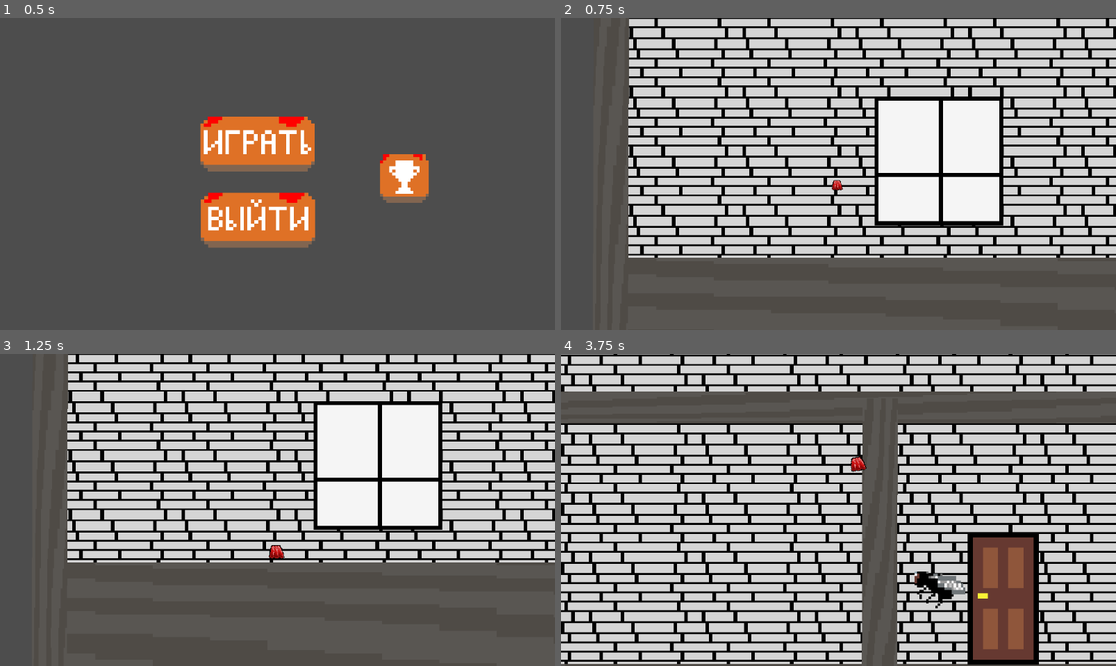
Above: before the commit, frames 1-4 (two rows, left to right).
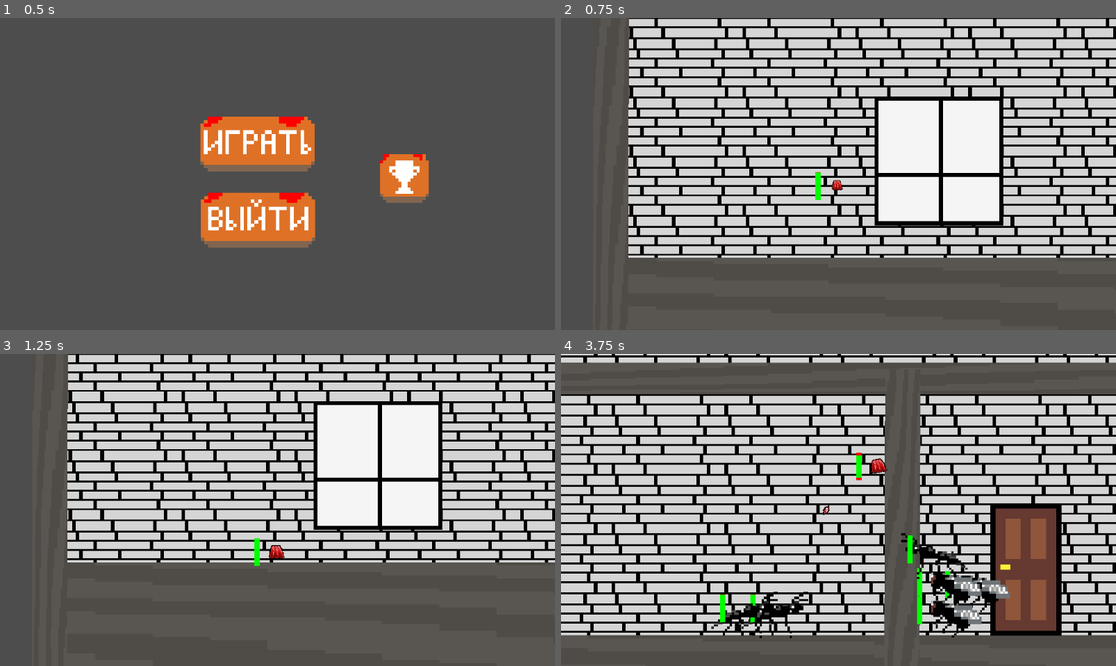
Above: after the commit, the same moments.

Repository: Razen-MIREA/metamorphozis
Game: Godot game, scene res://Menu.tscn
The game is run twice, just before and just after one commit, with the same random seed, the same clock (stepped at 60 frames per second) and the same inputs.
Inputs (mouse positions are in pixels of both pictures, inside the frame that each line leads up to):
- Up to frame 1 (0.5 s): no input
- Up to frame 2 (0.75 s): click (816, 142) at 0.5 s
- Up to frame 3 (1.25 s): no input
- Up to frame 4 (3.75 s): move the mouse to (960, 494) at 1.27 s; hold Right mouse button (Attack) 1.28-2.03 s; hold D (right) 1.28-2.78 s; tap Space (Jump) at 1.52, 2.27 s; move the mouse to (727, 525) at 2.02 s; right-click (727, 525) at 2.1 s; move the mouse to (894, 441) at 2.77 s; press the mouse at (894, 441) at 2.78 s; hold A (left) 2.78-3.53 s; right-click (894, 441) at 3.05 s; move the mouse to (810, 572) at 3.52 s; release the mouse at (810, 572) at 3.53 s; hold D (right) from 3.53 s (still down); right-click (810, 572) at 3.6 s

Frame 1 is identical in both runs. In frame 2, less than 0.1% of the frame differs, in the area x 45-47%, y 49-59%; in frame 3, less than 0.1%; in frame 4, 62%, in the area x 0-100%, y 0-100%.

Commit message:
HEALTH SYSTEM
only edits!
- bullet normal and dmg exist
- enemies and other items can dmg player
- player and enemies have health bar
- layer collision practiced ( hitbox fix )

Diff:
--- a/Game.tscn
+++ b/Game.tscn
@@ -153,13 +153,22 @@
 [sub_resource type="CircleShape2D" id="CircleShape2D_u44n3"]
 radius = 11.642227
 
+[sub_resource type="CircleShape2D" id="CircleShape2D_gwjdr"]
+
 [sub_resource type="RectangleShape2D" id="RectangleShape2D_sb48q"]
 size = Vector2(31.94851, 33.463146)
 
+[sub_resource type="RectangleShape2D" id="RectangleShape2D_gwjdr"]
+size = Vector2(8.306698, 19.100702)
+
+[sub_resource type="RectangleShape2D" id="RectangleShape2D_lvtmh"]
+size = Vector2(1.8947392, 16.015886)
+
 [node name="Node2D" type="Node2D" unique_id=211646541 groups=["root"]]
 
 [node name="Jelly" type="CharacterBody2D" parent="." unique_id=1214897973 groups=["Player"]]
 z_index = 10
+collision_layer = 2
 script = ExtResource("2_u44n3")
 
 [node name="AnimatedSprite2D" type="AnimatedSprite2D" parent="Jelly" unique_id=584388421]
@@ -182,6 +191,15 @@
 scale = Vector2(4.4374976, 4.4374976)
 shape = SubResource("CircleShape2D_u44n3")
 
+[node name="Area2D" type="Area2D" parent="Jelly" unique_id=92162182]
+position = Vector2(574, 338)
+collision_mask = 7
+
+[node name="CollisionShape2D" type="CollisionShape2D" parent="Jelly/Area2D" unique_id=1272630813]
+position = Vector2(-1, 0)
+scale = Vector2(7.973916, 7.0157003)
+shape = SubResource("CircleShape2D_gwjdr")
+
 [node name="Floor" type="StaticBody2D" parent="." unique_id=749842850]
 position = Vector2(2173, -154)
 scale = Vector2(122.77115, -2.7504199)
@@ -226,6 +244,18 @@
 shape = SubResource("RectangleShape2D_sb48q")
 
 [node name="Sprite2D" type="Sprite2D" parent="LeftWall" unique_id=1311359582]
+texture = ExtResource("3_u44n3")
+
+[node name="RightWall2" type="StaticBody2D" parent="." unique_id=845794128]
+position = Vector2(4991.0005, 46)
+rotation = 1.5735242
+scale = Vector2(50.688023, 3.048128)
+disable_mode = 1
+
+[node name="CollisionShape2D" type="CollisionShape2D" parent="RightWall2" unique_id=544202787]
+shape = SubResource("RectangleShape2D_sb48q")
+
+[node name="Sprite2D" type="Sprite2D" parent="RightWall2" unique_id=1354721490]
 texture = ExtResource("3_u44n3")
 
 [node name="Door" type="Sprite2D" parent="." unique_id=207281465]
@@ -254,27 +284,6 @@
 scale = Vector2(105.71874, 39.4206)
 texture = ExtResource("9_2vekm")
 
-[node name="Enemies" type="Node2D" parent="." unique_id=1613647622]
-script = ExtResource("10_yx171")
-
-[node name="Fly" type="Marker2D" parent="Enemies" unique_id=2008515078]
-position = Vector2(1544, 273)
-
-[node name="Ant" type="Marker2D" parent="Enemies" unique_id=1499747849]
-position = Vector2(1420, -302)
-
-[node name="RightWall2" type="StaticBody2D" parent="." unique_id=845794128]
-position = Vector2(4991.0005, 46)
-rotation = 1.5735242
-scale = Vector2(50.688023, 3.048128)
-disable_mode = 1
-
-[node name="CollisionShape2D" type="CollisionShape2D" parent="RightWall2" unique_id=544202787]
-shape = SubResource("RectangleShape2D_sb48q")
-
-[node name="Sprite2D" type="Sprite2D" parent="RightWall2" unique_id=1354721490]
-texture = ExtResource("3_u44n3")
-
 [node name="Fork" type="Sprite2D" parent="." unique_id=123368551]
 position = Vector2(3754, -208.99997)
 rotation = 3.1415927
@@ -282,9 +291,36 @@
 texture = ExtResource("9_yhmtn")
 script = ExtResource("10_gwjdr")
 
+[node name="Area2D" type="Area2D" parent="Fork" unique_id=485938765]
+collision_mask = 7
+
+[node name="CollisionShape2D" type="CollisionShape2D" parent="Fork/Area2D" unique_id=887870560]
+position = Vector2(-0.5148468, -5.1625166)
+scale = Vector2(0.99999964, 0.9999999)
+shape = SubResource("RectangleShape2D_gwjdr")
+
 [node name="Knife" type="Sprite2D" parent="." unique_id=619242720]
 position = Vector2(3123.0002, -97.58203)
 rotation = 3.1415927
 scale = Vector2(29.133265, 37.239944)
 texture = ExtResource("11_lvtmh")
 script = ExtResource("12_gwjdr")
+
+[node name="Area2D" type="Area2D" parent="Knife" unique_id=346429437]
+collision_mask = 7
+
+[node name="CollisionShape2D" type="CollisionShape2D" parent="Knife/Area2D" unique_id=1345916255]
+position = Vector2(0.41190994, 4.146568)
+scale = Vector2(1.7119585, 1.0579603)
+shape = SubResource("RectangleShape2D_lvtmh")
+
+[node name="Enemies" type="Node2D" parent="." unique_id=1613647622]
+position = Vector2(-0.00024414063, 0)
+scale = Vector2(1.0000001, 1)
+script = ExtResource("10_yx171")
+
+[node name="Fly" type="Marker2D" parent="Enemies" unique_id=2008515078]
+position = Vector2(1544, 273)
+
+[node name="Ant" type="Marker2D" parent="Enemies" unique_id=1499747849]
+position = Vector2(1420, -302)
--- a/models/Enemy_Ant.tscn
+++ b/models/Enemy_Ant.tscn
@@ -25,12 +25,14 @@
 "speed": 5.0
 }]
 
-[sub_resource type="RectangleShape2D" id="RectangleShape2D_y1ll1"]
-size = Vector2(22.461273, 15.878054)
+[sub_resource type="CircleShape2D" id="CircleShape2D_g1lp8"]
+radius = 8.069858
 
 [node name="Node2D" type="Node2D" unique_id=35764899]
 
-[node name="Ant" type="CharacterBody2D" parent="." unique_id=1982538305]
+[node name="Ant" type="CharacterBody2D" parent="." unique_id=1982538305 groups=["Enemy"]]
+collision_layer = 4
+collision_mask = 5
 script = ExtResource("1_yahas")
 
 [node name="AnimatedSprite2D" type="AnimatedSprite2D" parent="Ant" unique_id=1877975519]
@@ -42,4 +44,4 @@
 [node name="CollisionShape2D" type="CollisionShape2D" parent="Ant" unique_id=1509016327]
 position = Vector2(589.8771, 307.5)
 scale = Vector2(4.975421, 4.975421)
-shape = SubResource("RectangleShape2D_y1ll1")
+shape = SubResource("CircleShape2D_g1lp8")
--- a/models/Enemy_Fly.tscn
+++ b/models/Enemy_Fly.tscn
@@ -25,12 +25,14 @@
 "speed": 12.0
 }]
 
-[sub_resource type="RectangleShape2D" id="RectangleShape2D_6g26o"]
-size = Vector2(22.461273, 15.878054)
+[sub_resource type="CircleShape2D" id="CircleShape2D_cq5tt"]
+radius = 7.8385315
 
 [node name="Node2D" type="Node2D" unique_id=1198269334]
 
-[node name="Fly" type="CharacterBody2D" parent="." unique_id=1890574274]
+[node name="Fly" type="CharacterBody2D" parent="." unique_id=1890574274 groups=["Enemy"]]
+collision_layer = 4
+collision_mask = 5
 script = ExtResource("1_m3m4b")
 
 [node name="AnimatedSprite2D" type="AnimatedSprite2D" parent="Fly" unique_id=328931431]
@@ -42,4 +44,4 @@
 [node name="CollisionShape2D" type="CollisionShape2D" parent="Fly" unique_id=66530634]
 position = Vector2(562, 296)
 scale = Vector2(4.975421, 4.975421)
-shape = SubResource("RectangleShape2D_6g26o")
+shape = SubResource("CircleShape2D_cq5tt")
--- a/models/bullet.tscn
+++ b/models/bullet.tscn
@@ -9,7 +9,7 @@
 [node name="Node2D" type="Node2D" unique_id=805416399]
 
 [node name="Bullet" type="Area2D" parent="." unique_id=817114234]
-position = Vector2(-327, -137)
+collision_mask = 7
 script = ExtResource("1_5wv63")
 
 [node name="CollisionShape2D" type="CollisionShape2D" parent="Bullet" unique_id=1403219805]
--- a/models/health_bar.tscn
+++ b/models/health_bar.tscn
@@ -18,13 +18,17 @@
 
 [node name="Node2D" type="Node2D" unique_id=2068928937]
 
-[node name="CanvasLayer" type="CanvasLayer" parent="." unique_id=925262641]
+[node name="HealthBar" type="Node2D" parent="." unique_id=1501346591]
 script = ExtResource("1_m7ell")
 
-[node name="HealthRed" type="Sprite2D" parent="CanvasLayer" unique_id=1454234212]
-scale = Vector2(0.75, 40.233383)
+[node name="HealthRed" type="Sprite2D" parent="HealthBar" unique_id=1454234212]
+position = Vector2(105.25616, 80.116684)
+rotation = -1.5707964
+scale = Vector2(0.3, 15)
 texture = SubResource("GradientTexture1D_srckl")
 
-[node name="HealthGreen" type="Sprite2D" parent="CanvasLayer" unique_id=215615649]
-scale = Vector2(0.7598138, 40)
+[node name="HealthGreen" type="Sprite2D" parent="HealthBar" unique_id=215615649]
+position = Vector2(105.25618, 80.11669)
+rotation = -1.5707964
+scale = Vector2(0.3, 15)
 texture = SubResource("GradientTexture1D_dxn08")
--- a/project.godot
+++ b/project.godot
@@ -15,6 +15,10 @@
 config/features=PackedStringArray("4.6", "GL Compatibility")
 config/icon="res://icon.svg"
 
+[display]
+
+window/size/resizable=false
+
 [editor]
 
 version_control/plugin_name="GitPlugin"
@@ -24,6 +28,7 @@
 
 Player=""
 root=""
+Enemy=""
 
 [input]
 
@@ -57,6 +62,12 @@
 ]
 }
 
+[layer_names]
+
+2d_render/layer_1="World"
+2d_render/layer_2="Player"
+2d_render/layer_3="Enemy"
+
 [physics]
 
 3d/physics_engine="Jolt Physics"
--- a/scripts/bullet.gd
+++ b/scripts/bullet.gd
@@ -1,19 +1,21 @@
 extends Area2D
 
-var direction = Vector2.ZERO # Это мы установим из игрока
-var speed = 1500.0
+var speed = 1000.0
 
-func _ready():
-	# Поворачиваем пулю по вектору полета
-	if direction != Vector2.ZERO:
-		rotation = direction.angle()
-	# Удаляем через 3 секунды, чтобы не копить мусор
-	get_tree().create_timer(3.0).timeout.connect(queue_free)
+func _ready() -> void:
+	body_entered.connect(_on_body_entered)
+
+func _on_body_entered(body: Node2D) -> void:
+	if body.is_in_group("Enemy"):
+		var health_bar = body.get_child(2).find_child("HealthBar", true, false)
+
+		if health_bar and health_bar.has_method("takeDMG"):
+			health_bar.takeDMG(body, 20.0)
+		queue_free()
+	elif not body.is_in_group("Player"):
+		queue_free()
 
 func _physics_process(delta):
-	position += direction * speed * delta
-
-func _on_body_entered(body):
-	if body.is_in_group("Enemies"):
-		body.queue_free() # Убиваем врага
-	queue_free() # Сама пуля лопается
+	# Движение в сторону поворота (куда смотрит нос)
+	# Vector2.RIGHT.rotated(rotation) — это универсальный способ
+	position += Vector2.RIGHT.rotated(rotation) * speed * delta
--- a/scripts/fork.gd
+++ b/scripts/fork.gd
@@ -4,8 +4,13 @@
 
 func _ready() -> void:
 	start_pos = position
+	$Area2D.body_entered.connect(_on_body_entered)
 	# Запускаем цикл ударов
 	start_strike_cycle()
+
+func _on_body_entered(body):
+	if body.is_in_group("Player"):
+		body.explode() # Убиваем врага
 
 func start_strike_cycle():
 	var tween = create_tween().set_loops() # Делаем цикл бесконечным
--- a/scripts/health_bar.gd
+++ b/scripts/health_bar.gd
@@ -1,4 +1,4 @@
-extends CanvasLayer
+extends Node2D
 
 var health = 100.0
 var healthMax = 100.0
@@ -14,6 +14,11 @@
 func _ready() -> void:
 	updHealth()
 
-func _process(delta: float) -> void:
+func takeDMG(target_node: Node2D, dmg : float) -> void:
+	health -= dmg
 	updHealth()
-	#health -= 10.0 * delta
+	if health <= 0.0:
+		if target_node.is_in_group("Player"):
+			target_node.explode()
+		elif target_node.is_in_group("Enemy"):
+			target_node.queue_free()
--- a/scripts/knife.gd
+++ b/scripts/knife.gd
@@ -3,7 +3,12 @@
 @export var rotation_speed: float = 1.0 # Время одного полного оборота в секундах
 
 func _ready() -> void:
+	$Area2D.body_entered.connect(_on_body_entered)
 	start_rotation()
+
+func _on_body_entered(body):
+	if body.is_in_group("Player"):
+		body.explode() # Убиваем врага
 
 func start_rotation():
 	# Создаем бесконечный цикл вращения
--- a/scripts/player.gd
+++ b/scripts/player.gd
@@ -6,30 +6,42 @@
 const WALK_SPEED = 600.0
 const JUMP_VELOCITY = 700.0 * -1.0
 const GRAVITY = 1800.0
-const THRUST_POWER = 1200.0
+const THRUST_POWER = 900.0
 const GROWTH_SPEED = 1.0
 const SHRINK_SPEED = 2.0
 const MAX_SCALE = 10.0
 const MIN_SCALE = 1.0
 
+var health = 100.0
+
+func _on_hit_box_body_entered(body: Node2D) -> void:
+	if body.is_in_group("Enemy"):
+		get_child(4).get_child(0).takeDMG(self, 10.0)
+
 func _ready() -> void:
 	$AnimatedSprite2D.scale = Vector2.ONE * MIN_SCALE
 	$AnimatedSprite2D.play("Idle")
+	$Area2D.body_entered.connect(_on_hit_box_body_entered)
+	var health = load("res://models/health_bar.tscn").instantiate()
+	health.position = Vector2(415, 250)
+	add_child(health)
+
+# В самом верху скрипта добавь предзагрузку, чтобы не лагало
+@onready var bullet_path = preload("res://models/bullet.tscn")
 
 func _input(event):
 	if event.is_action_pressed("Attack"):
-		var bullet_scene = load("res://models/bullet.tscn")
-		var bullet = bullet_scene.instantiate()
+		var bullet = bullet_path.instantiate()
 
-		# Считаем направление от игрока к мышке
-		var dir = (get_global_mouse_position() - global_position).normalized()
+		# owner — это корень всей сцены (например, Level1)
+		# Если owner не сработает, используй get_tree().current_scene.add_child(bullet)
+		get_tree().current_scene.add_child(bullet)
 
-		# Передаем данные ВНУТРЬ пули
-		bullet.rotation = dir.angle()
-		bullet.global_position = global_position # Спавним в центре игрока
+		# Устанавливаем позицию ПОСЛЕ добавления на сцену
+		bullet.global_position = global_position + $Camera2D.position
 
-		# Добавляем на сцену
-		get_tree().current_scene.add_child(bullet)
+		# Поворачиваем на мышь
+		bullet.look_at(get_global_mouse_position())
 
 func _physics_process(delta: float) -> void:
 	if LOSE:
@@ -44,14 +56,17 @@
 		# --- РЕЖИМ ПОЛЕТА (JET) ---
 		sprite.scale = sprite.scale.lerp(Vector2.ONE * MIN_SCALE, SHRINK_SPEED * delta)
 
+		# ПРОВЕРКА НА СМЕРТЬ ОТ МИНИМАЛЬНОГО РАЗМЕРА
+		# Если масштаб стал почти равен минимальному (с небольшим запасом)
+		if sprite.scale.x <= MIN_SCALE + 0.05:
+			explode()
+			return # Выходим из функции, чтобы не лететь дальше
+
 		var mouse_pos = get_global_mouse_position()
-		var dir = (mouse_pos - global_position - $Camera2D.position).normalized() # Убрал лишнюю камеру из расчета
+		var dir = (mouse_pos - global_position - $Camera2D.position).normalized()
 
-		# В режиме полета мы игнорируем гравитацию, чтобы не "проседать"
 		velocity = velocity.lerp(dir * THRUST_POWER, 0.1)
 		sprite.rotation = lerp_angle(sprite.rotation, velocity.angle(), 0.2)
-
-		# Если есть анимация полета — включи её тут
 	else:
 		# --- РЕЖИМ ПЛАТФОРМЕРА (POP) ---
 		sprite.rotation = lerp_angle(sprite.rotation, 0, 0.1)
@@ -99,4 +114,4 @@
 	var tween = create_tween()
 	tween.tween_property($AnimatedSprite2D, "scale", $AnimatedSprite2D.scale * 1.3, 0.1)
 	tween.tween_property($AnimatedSprite2D, "modulate:a", 0.0, 0.3)
-	get_tree().create_timer(4.0/5).timeout.connect(func(): get_tree().reload_current_scene())
+	get_tree().create_timer(4.0/5).timeout.connect(func(): get_tree().change_scene_to_file("res://Menu.tscn"))
--- a/scripts/spawner.gd
+++ b/scripts/spawner.gd
@@ -6,22 +6,19 @@
 
 	for spawn_point in get_children():
 		var enemyName = spawn_point.name
+
 		var scene_path = "res://models/Enemy_" + enemyName + ".tscn"
-
-		# Проверяем, существует ли файл, чтобы не вылетело
-		if not ResourceLoader.exists(scene_path):
-			print("Ошибка: Нет файла ", scene_path)
-			continue
-
 		var enemy_scene = load(scene_path)
 
+		var health_scene = load("res://models/health_bar.tscn")
+
 		for i in range(3):
-			var enemy = enemy_scene.instantiate()
+			var enemy : Node2D = enemy_scene.instantiate()
+			#enemy.add_to_group("Enemy")
+			enemy.name = enemyName + str(i)
+			enemy.global_position = spawn_point.global_position + Vector2(randf_range(-5.0, 5.0), 0)
+			get_parent().add_child(enemy)
 
-			# Устанавливаем позицию маркера
-			# Добавляем рандомный разброс, чтобы они не застревали друг в друге
-			enemy.global_position = spawn_point.global_position + Vector2(randf_range(-1, 1), 0)
-
-			# ДОБАВЛЯЕМ В РОДИТЕЛЯ СПАВНЕРА (на саму карту)
-			# Это решает ошибку "already has a parent"
-			get_parent().add_child(enemy)
+			var health = health_scene.instantiate()
+			health.position = Vector2(415, 200)
+			enemy.get_children()[0].add_child(health)
